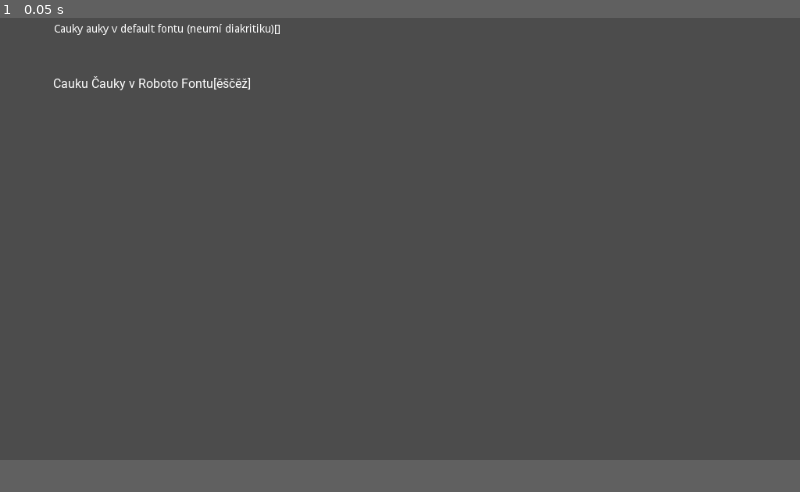
Above: before the commit, frame 1.
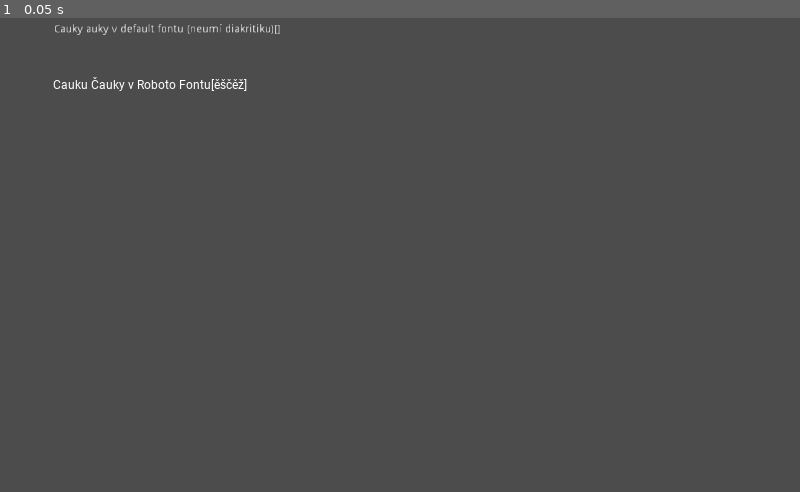
Above: after the commit, the same moment.

Repository: allemansratten/sos
Game: Godot game, scene res://scenes/prvniscena.tscn
The game is run twice, just before and just after one commit, with the same random seed, the same clock (stepped at 60 frames per second) and the same inputs.
Inputs:
- Up to frame 1 (0.05 s): no input
In our replay, the window is 800x468 before the commit and 800x500 after it. These sizes can differ from the game's own. Grey fills any space a smaller window leaves; there, only what the larger window draws over its background counts as a difference.

The runs differ from the first frame. In frame 1, 0.5% of the frame differs, in the area x 6-35%, y 1-16%.

Commit message:
Added basic TileMap

Diff:
--- a/project.godot
+++ b/project.godot
@@ -14,6 +14,11 @@
 run/main_scene="res://scenes/prvniscena.tscn"
 config/icon="res://icon.png"
 
+[display]
+
+window/size/height=640
+window/stretch/mode="2d"
+
 [physics]
 
 common/enable_pause_aware_picking=true
